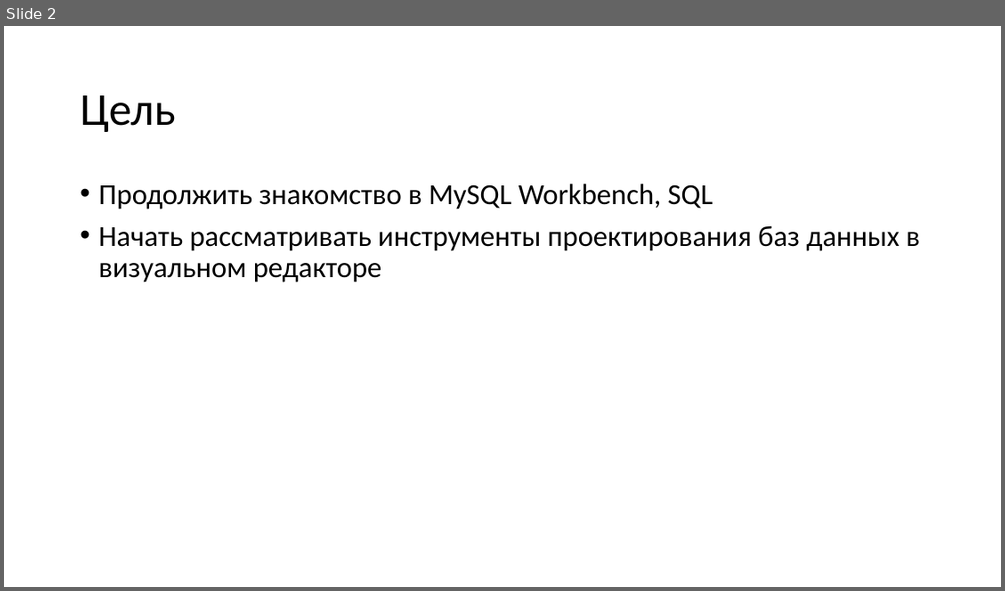
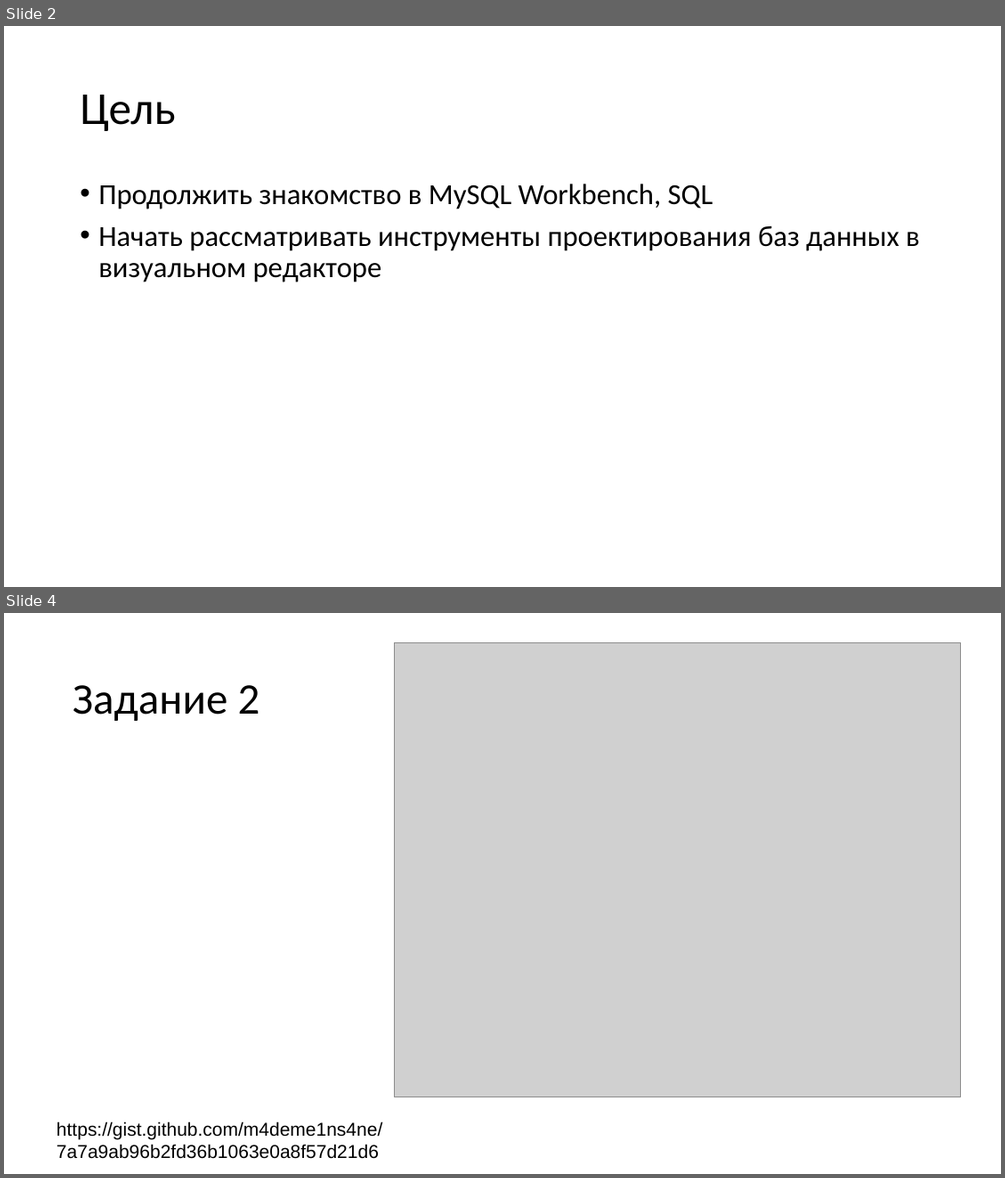
Before and after one commit to m4deme1ns4ne/--01, a slide deck: Лабораторная работа 2/Лабораторная работа 2.pptx. Shown one above the other, each under a label of ours: slide 2 before the commit, slides 2 and 4 after it; the slides between them are not shown. The pictures are 1005x591 and 1005x1178 pixels, drawn with LibreOffice and Linux fonts; fonts in the diff are those of the drawing; grey boxes stand for pictures. Boxes give left, top, right and bottom in pixels: in the first picture for what was removed or moved away, otherwise in the second. Text is boxed around its words. In the diff, an @@ line names an element or a change of style, - is before the commit and + after.

```diff
--- a/Лабораторная работа 2/Лабораторная работа 2.pptx
+++ b/Лабораторная работа 2/Лабораторная работа 2.pptx
@@ slide 4 added at <box>4,613,1001,1174</box>, background #FFFFFF @@
@@ picture added at <box>395,642,961,1096</box> @@
@@ title added at <box>73,685,260,721</box>, 42 pt, text #000000 @@
+Задание 2
@@ text added at <box>57,1121,382,1159</box>, 18 pt, text #000000 @@
+https://gist.github.com/m4deme1ns4ne/7a7a9ab96b2fd36b1063e0a8f57d21d6
```
Also in this commit, not shown: 3 other slides added, 1 slide removed, 7 other files.
